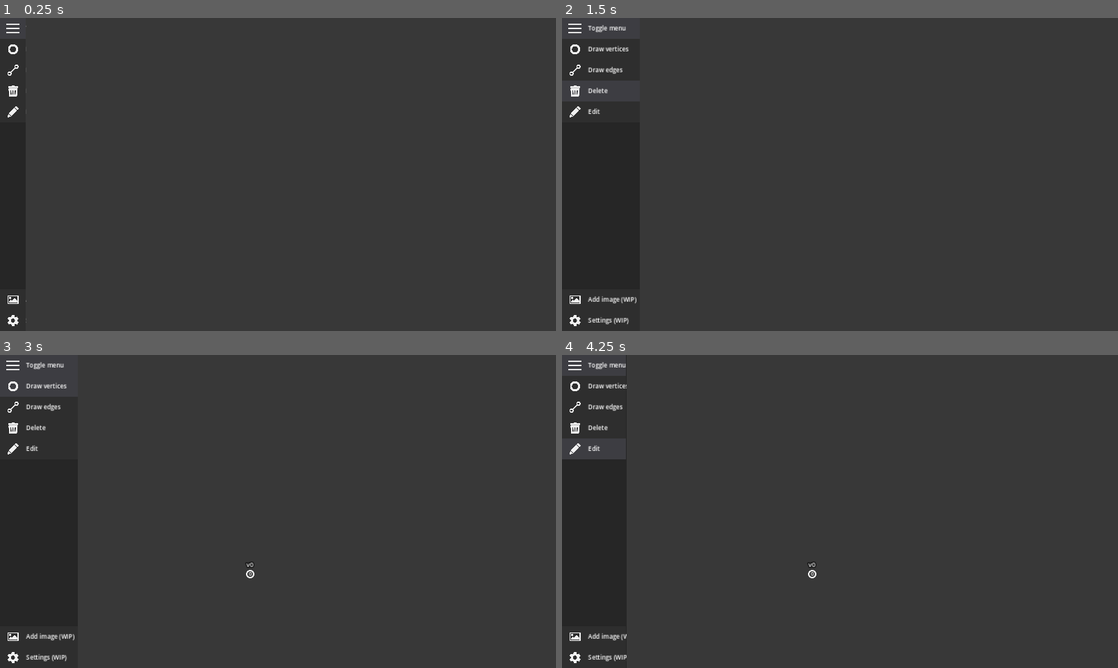
Above: before the commit, frames 1-4 (two rows, left to right).
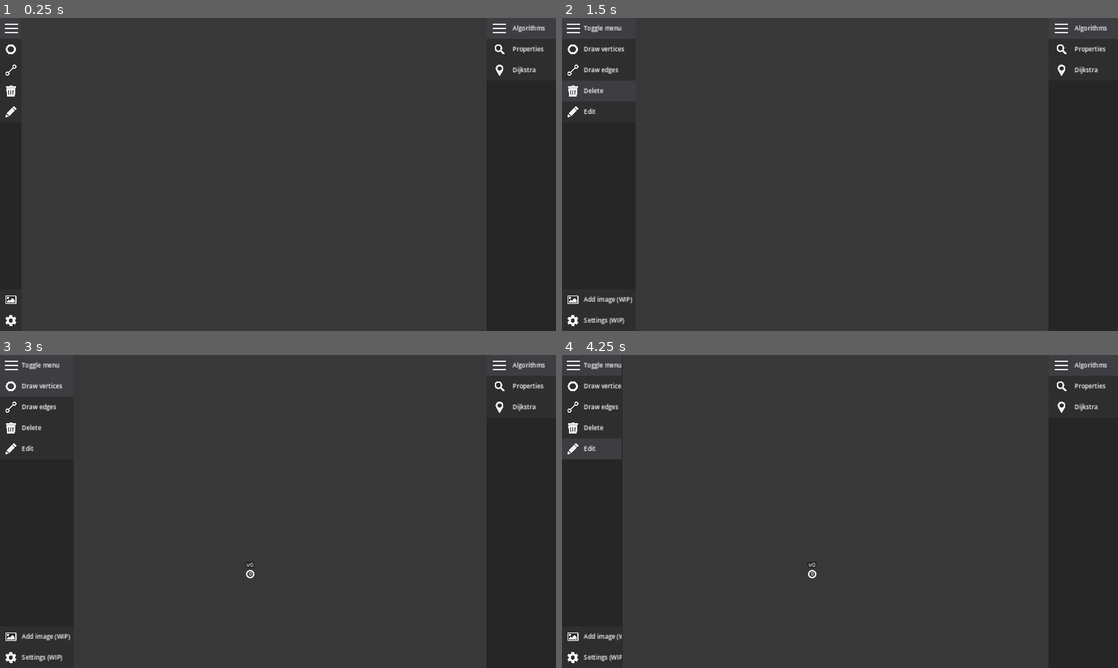
Above: after the commit, the same moments.

Repository: SergioQuintanillaGracia/graphicate
Game: Godot game, scene res://scenes/main.tscn
Two runs of this game, one before a commit and one after it. Both use one fixed random seed, a clock stepped at 60 frames per second and the inputs below.
Inputs (mouse positions are in pixels of both pictures, inside the frame that each line leads up to):
- Up to frame 1 (0.25 s): no input
- Up to frame 2 (1.5 s): tap Enter (custom_ui_accept) at 0.5 s; move the mouse to (573, 27) at 0.52 s; hold Enter (custom_ui_accept) 0.53-1.28 s; click (573, 27) at 0.67 s; move the mouse to (728, 190) at 1.27 s; tap 3 (delete_mode) at 1.35 s; click (728, 190) at 1.42 s
- Up to frame 3 (3 s): tap Enter (custom_ui_accept) at 2, 2.75 s; move the mouse to (333, 442) at 2.02 s; tap 2 (draw_edge_mode) at 2.1 s; click (333, 442) at 2.17 s; move the mouse to (250, 574) at 2.77 s; tap 1 (draw_vertex_mode) at 2.85 s; click (250, 574) at 2.92 s
- Up to frame 4 (4.25 s): tap Enter (custom_ui_accept) at 3.5 s; move the mouse to (1006, 558) at 3.52 s; tap 4 (edit_mode) at 3.6 s; click (1006, 558) at 3.67 s; tap Tab (toggle_menu) at 4.15 s

The runs differ from the first frame. In frame 1, 0.5% of the frame differs, in the area x 0-98%, y 1-99%; in frame 2, 1.0%; in frame 3, 1.0%; in frame 4, 1.0%.

Commit message:
Popups to windows, menu size, algorithms menu (wip)

Diff:
--- a/scenes/edge_edit.tscn
+++ b/scenes/edge_edit.tscn
@@ -1,16 +1,19 @@
-[gd_scene load_steps=3 format=3 uid="uid://b7arblaqrbkpo"]
+[gd_scene load_steps=4 format=3 uid="uid://b7arblaqrbkpo"]
 
 [ext_resource type="Script" path="res://scripts/edge_edit.gd" id="1_yefm5"]
+
+[sub_resource type="Theme" id="Theme_tt77j"]
 
 [sub_resource type="StyleBoxFlat" id="StyleBoxFlat_368ll"]
 bg_color = Color(0.14902, 0.14902, 0.14902, 1)
 corner_radius_bottom_right = 8
 corner_radius_bottom_left = 8
 
-[node name="edge_edit" type="Popup"]
+[node name="edge_edit" type="Window"]
 mesh_lod_threshold = 4.0
+position = Vector2i(0, 36)
 size = Vector2i(300, 150)
-visible = true
+unresizable = true
 script = ExtResource("1_yefm5")
 
 [node name="Panel" type="Panel" parent="."]
@@ -19,6 +22,7 @@
 anchor_bottom = 1.0
 grow_horizontal = 2
 grow_vertical = 2
+theme = SubResource("Theme_tt77j")
 
 [node name="Title" type="Label" parent="Panel"]
 custom_minimum_size = Vector2(240, 0)
--- a/scenes/main.tscn
+++ b/scenes/main.tscn
@@ -9,6 +9,8 @@
 [ext_resource type="Texture2D" uid="uid://co313xvcx5xby" path="res://icons/delete_icon.png" id="6_g2uue"]
 [ext_resource type="Texture2D" uid="uid://whpx4ttmig4f" path="res://icons/image_icon.png" id="8_sgf1m"]
 [ext_resource type="Texture2D" uid="uid://b6k78fre3jnoh" path="res://icons/settings_icon.png" id="9_ycota"]
+[ext_resource type="Texture2D" uid="uid://cvaaamjcww4d4" path="res://icons/Algorithms/properties.png" id="10_tbdpo"]
+[ext_resource type="Texture2D" uid="uid://bx5xv5wbevkiy" path="res://icons/Algorithms/dijkstra.png" id="11_5wg7r"]
 
 [sub_resource type="RectangleShape2D" id="RectangleShape2D_00rrm"]
 size = Vector2(1, 1)
@@ -34,7 +36,7 @@
 "times": PackedFloat32Array(0),
 "transitions": PackedFloat32Array(1),
 "update": 0,
-"values": [Vector2(60, 0)]
+"values": [Vector2(50, 0)]
 }
 
 [sub_resource type="Animation" id="Animation_l2juu"]
@@ -50,7 +52,7 @@
 "times": PackedFloat32Array(0, 0.2),
 "transitions": PackedFloat32Array(1, 1),
 "update": 0,
-"values": [Vector2(60, 0), Vector2(180, 0)]
+"values": [Vector2(50, 0), Vector2(170, 0)]
 }
 
 [sub_resource type="AnimationLibrary" id="AnimationLibrary_metwd"]
@@ -102,7 +104,7 @@
 
 [node name="Sidebar" type="Panel" parent="HBoxContainer"]
 clip_contents = true
-custom_minimum_size = Vector2(60, 0)
+custom_minimum_size = Vector2(50, 0)
 layout_mode = 2
 theme_override_styles/panel = SubResource("StyleBoxFlat_6f24n")
 
@@ -123,7 +125,7 @@
 
 [node name="ToggleButton" type="Control" parent="HBoxContainer/Sidebar/VBoxContainer/TopContainer"]
 clip_contents = true
-custom_minimum_size = Vector2(60, 48)
+custom_minimum_size = Vector2(0, 48)
 layout_mode = 2
 script = ExtResource("1_ea3wp")
 
@@ -138,11 +140,280 @@
 color = Color(0.239216, 0.239216, 0.258824, 1)
 
 [node name="Menu" type="Sprite2D" parent="HBoxContainer/Sidebar/VBoxContainer/TopContainer/ToggleButton"]
+position = Vector2(26, 24)
+scale = Vector2(0.3, 0.3)
+texture = ExtResource("1_vr1x3")
+
+[node name="Label" type="Label" parent="HBoxContainer/Sidebar/VBoxContainer/TopContainer/ToggleButton"]
+layout_mode = 1
+anchors_preset = 4
+anchor_top = 0.5
+anchor_bottom = 0.5
+offset_left = 50.0
+offset_top = -20.0
+offset_right = 237.0
+offset_bottom = 20.0
+grow_vertical = 2
+text = "Toggle menu"
+label_settings = SubResource("LabelSettings_l51oh")
+vertical_alignment = 1
+
+[node name="DrawVertexButton" type="Control" parent="HBoxContainer/Sidebar/VBoxContainer/TopContainer"]
+custom_minimum_size = Vector2(0, 48)
+layout_mode = 2
+metadata/ButtonIdentifier = 0
+
+[node name="ColorRect" type="ColorRect" parent="HBoxContainer/Sidebar/VBoxContainer/TopContainer/DrawVertexButton"]
+layout_mode = 1
+anchors_preset = 15
+anchor_right = 1.0
+anchor_bottom = 1.0
+grow_horizontal = 2
+grow_vertical = 2
+mouse_filter = 2
+color = Color(0.180392, 0.180392, 0.180392, 1)
+
+[node name="Icon" type="Sprite2D" parent="HBoxContainer/Sidebar/VBoxContainer/TopContainer/DrawVertexButton"]
+position = Vector2(25, 24)
+scale = Vector2(0.18, 0.18)
+texture = ExtResource("2_iww1y")
+
+[node name="Label" type="Label" parent="HBoxContainer/Sidebar/VBoxContainer/TopContainer/DrawVertexButton"]
+layout_mode = 1
+anchors_preset = 4
+anchor_top = 0.5
+anchor_bottom = 0.5
+offset_left = 50.0
+offset_top = -20.0
+offset_right = 237.0
+offset_bottom = 20.0
+grow_vertical = 2
+text = "Draw vertices"
+label_settings = SubResource("LabelSettings_l51oh")
+vertical_alignment = 1
+
+[node name="DrawEdgeButton" type="Control" parent="HBoxContainer/Sidebar/VBoxContainer/TopContainer"]
+custom_minimum_size = Vector2(0, 48)
+layout_mode = 2
+metadata/ButtonIdentifier = 1
+
+[node name="ColorRect" type="ColorRect" parent="HBoxContainer/Sidebar/VBoxContainer/TopContainer/DrawEdgeButton"]
+layout_mode = 1
+anchors_preset = 15
+anchor_right = 1.0
+anchor_bottom = 1.0
+grow_horizontal = 2
+grow_vertical = 2
+mouse_filter = 2
+color = Color(0.180392, 0.180392, 0.180392, 1)
+
+[node name="Icon" type="Sprite2D" parent="HBoxContainer/Sidebar/VBoxContainer/TopContainer/DrawEdgeButton"]
+position = Vector2(25, 24)
+scale = Vector2(0.2, 0.2)
+texture = ExtResource("5_ri6rr")
+
+[node name="Label" type="Label" parent="HBoxContainer/Sidebar/VBoxContainer/TopContainer/DrawEdgeButton"]
+layout_mode = 1
+anchors_preset = 4
+anchor_top = 0.5
+anchor_bottom = 0.5
+offset_left = 50.0
+offset_top = -20.0
+offset_right = 237.0
+offset_bottom = 20.0
+grow_vertical = 2
+text = "Draw edges"
+label_settings = SubResource("LabelSettings_l51oh")
+vertical_alignment = 1
+
+[node name="DeleteButton" type="Control" parent="HBoxContainer/Sidebar/VBoxContainer/TopContainer"]
+custom_minimum_size = Vector2(0, 48)
+layout_mode = 2
+metadata/ButtonIdentifier = 2
+
+[node name="ColorRect" type="ColorRect" parent="HBoxContainer/Sidebar/VBoxContainer/TopContainer/DeleteButton"]
+layout_mode = 1
+anchors_preset = 15
+anchor_right = 1.0
+anchor_bottom = 1.0
+grow_horizontal = 2
+grow_vertical = 2
+mouse_filter = 2
+color = Color(0.180392, 0.180392, 0.180392, 1)
+
+[node name="Icon" type="Sprite2D" parent="HBoxContainer/Sidebar/VBoxContainer/TopContainer/DeleteButton"]
+position = Vector2(25, 24)
+scale = Vector2(0.2, 0.2)
+texture = ExtResource("6_g2uue")
+
+[node name="Label" type="Label" parent="HBoxContainer/Sidebar/VBoxContainer/TopContainer/DeleteButton"]
+layout_mode = 1
+anchors_preset = 4
+anchor_top = 0.5
+anchor_bottom = 0.5
+offset_left = 50.0
+offset_top = -20.0
+offset_right = 237.0
+offset_bottom = 20.0
+grow_vertical = 2
+text = "Delete"
+label_settings = SubResource("LabelSettings_l51oh")
+vertical_alignment = 1
+
+[node name="EditButton" type="Control" parent="HBoxContainer/Sidebar/VBoxContainer/TopContainer"]
+custom_minimum_size = Vector2(0, 48)
+layout_mode = 2
+metadata/ButtonIdentifier = 3
+
+[node name="ColorRect" type="ColorRect" parent="HBoxContainer/Sidebar/VBoxContainer/TopContainer/EditButton"]
+layout_mode = 1
+anchors_preset = 15
+anchor_right = 1.0
+anchor_bottom = 1.0
+grow_horizontal = 2
+grow_vertical = 2
+mouse_filter = 2
+color = Color(0.180392, 0.180392, 0.180392, 1)
+
+[node name="Icon" type="Sprite2D" parent="HBoxContainer/Sidebar/VBoxContainer/TopContainer/EditButton"]
+position = Vector2(25, 24)
+scale = Vector2(0.2, 0.2)
+texture = ExtResource("4_lvvfh")
+
+[node name="Label" type="Label" parent="HBoxContainer/Sidebar/VBoxContainer/TopContainer/EditButton"]
+layout_mode = 1
+anchors_preset = 4
+anchor_top = 0.5
+anchor_bottom = 0.5
+offset_left = 50.0
+offset_top = -20.0
+offset_right = 237.0
+offset_bottom = 20.0
+grow_vertical = 2
+text = "Edit"
+label_settings = SubResource("LabelSettings_l51oh")
+vertical_alignment = 1
+
+[node name="BottomContainer" type="VBoxContainer" parent="HBoxContainer/Sidebar/VBoxContainer"]
+clip_contents = true
+layout_mode = 2
+size_flags_vertical = 8
+theme_override_constants/separation = 0
+
+[node name="ImageButton" type="Control" parent="HBoxContainer/Sidebar/VBoxContainer/BottomContainer"]
+custom_minimum_size = Vector2(0, 48)
+layout_mode = 2
+
+[node name="ColorRect" type="ColorRect" parent="HBoxContainer/Sidebar/VBoxContainer/BottomContainer/ImageButton"]
+layout_mode = 1
+anchors_preset = 15
+anchor_right = 1.0
+anchor_bottom = 1.0
+grow_horizontal = 2
+grow_vertical = 2
+mouse_filter = 2
+color = Color(0.180392, 0.180392, 0.180392, 1)
+
+[node name="Icon" type="Sprite2D" parent="HBoxContainer/Sidebar/VBoxContainer/BottomContainer/ImageButton"]
+position = Vector2(25, 24)
+scale = Vector2(0.2, 0.2)
+texture = ExtResource("8_sgf1m")
+
+[node name="Label" type="Label" parent="HBoxContainer/Sidebar/VBoxContainer/BottomContainer/ImageButton"]
+layout_mode = 1
+anchors_preset = 4
+anchor_top = 0.5
+anchor_bottom = 0.5
+offset_left = 50.0
+offset_top = -20.0
+offset_right = 237.0
+offset_bottom = 20.0
+grow_vertical = 2
+text = "Add image (WIP)"
+label_settings = SubResource("LabelSettings_l51oh")
+vertical_alignment = 1
+
+[node name="SettingsButton" type="Control" parent="HBoxContainer/Sidebar/VBoxContainer/BottomContainer"]
+custom_minimum_size = Vector2(0, 48)
+layout_mode = 2
+
+[node name="ColorRect" type="ColorRect" parent="HBoxContainer/Sidebar/VBoxContainer/BottomContainer/SettingsButton"]
+layout_mode = 1
+anchors_preset = 15
+anchor_right = 1.0
+anchor_bottom = 1.0
+grow_horizontal = 2
+grow_vertical = 2
+mouse_filter = 2
+color = Color(0.180392, 0.180392, 0.180392, 1)
+
+[node name="Icon" type="Sprite2D" parent="HBoxContainer/Sidebar/VBoxContainer/BottomContainer/SettingsButton"]
+position = Vector2(25, 24)
+scale = Vector2(0.2, 0.2)
+texture = ExtResource("9_ycota")
+
+[node name="Label" type="Label" parent="HBoxContainer/Sidebar/VBoxContainer/BottomContainer/SettingsButton"]
+layout_mode = 1
+anchors_preset = 4
+anchor_top = 0.5
+anchor_bottom = 0.5
+offset_left = 50.0
+offset_top = -20.0
+offset_right = 237.0
+offset_bottom = 20.0
+grow_vertical = 2
+text = "Settings (WIP)"
+label_settings = SubResource("LabelSettings_l51oh")
+vertical_alignment = 1
+
+[node name="Panel" type="Panel" parent="HBoxContainer"]
+layout_mode = 2
+size_flags_horizontal = 3
+theme_override_styles/panel = SubResource("StyleBoxFlat_rf8iy")
+
+[node name="Algorithms" type="Panel" parent="HBoxContainer"]
+clip_contents = true
+custom_minimum_size = Vector2(160, 0)
+layout_mode = 2
+theme_override_styles/panel = SubResource("StyleBoxFlat_6f24n")
+
+[node name="VBoxContainer" type="VBoxContainer" parent="HBoxContainer/Algorithms"]
+clip_contents = true
+layout_mode = 1
+anchors_preset = 15
+anchor_right = 1.0
+anchor_bottom = 1.0
+grow_horizontal = 2
+grow_vertical = 2
+
+[node name="TopContainer" type="VBoxContainer" parent="HBoxContainer/Algorithms/VBoxContainer"]
+clip_contents = true
+layout_mode = 2
+size_flags_vertical = 3
+theme_override_constants/separation = 0
+
+[node name="AlgorithmTitle" type="Control" parent="HBoxContainer/Algorithms/VBoxContainer/TopContainer"]
+clip_contents = true
+custom_minimum_size = Vector2(0, 48)
+layout_mode = 2
+script = ExtResource("1_ea3wp")
+
+[node name="ColorRect" type="ColorRect" parent="HBoxContainer/Algorithms/VBoxContainer/TopContainer/AlgorithmTitle"]
+layout_mode = 1
+anchors_preset = 15
+anchor_right = 1.0
+anchor_bottom = 1.0
+grow_horizontal = 2
+grow_vertical = 2
+mouse_filter = 2
+color = Color(0.239216, 0.239216, 0.258824, 1)
+
+[node name="Menu" type="Sprite2D" parent="HBoxContainer/Algorithms/VBoxContainer/TopContainer/AlgorithmTitle"]
 position = Vector2(30, 24)
 scale = Vector2(0.3, 0.3)
 texture = ExtResource("1_vr1x3")
 
-[node name="Label" type="Label" parent="HBoxContainer/Sidebar/VBoxContainer/TopContainer/ToggleButton"]
+[node name="Label" type="Label" parent="HBoxContainer/Algorithms/VBoxContainer/TopContainer/AlgorithmTitle"]
 layout_mode = 1
 anchors_preset = 4
 anchor_top = 0.5
@@ -152,31 +423,31 @@
 offset_right = 247.0
 offset_bottom = 20.0
 grow_vertical = 2
-text = "Toggle menu"
-label_settings = SubResource("LabelSettings_l51oh")
-vertical_alignment = 1
-
-[node name="DrawVertexButton" type="Control" parent="HBoxContainer/Sidebar/VBoxContainer/TopContainer"]
-custom_minimum_size = Vector2(60, 48)
+text = "Algorithms"
+label_settings = SubResource("LabelSettings_l51oh")
+vertical_alignment = 1
+
+[node name="Properties" type="Control" parent="HBoxContainer/Algorithms/VBoxContainer/TopContainer"]
+custom_minimum_size = Vector2(0, 48)
 layout_mode = 2
 metadata/ButtonIdentifier = 0
 
-[node name="ColorRect" type="ColorRect" parent="HBoxContainer/Sidebar/VBoxContainer/TopContainer/DrawVertexButton"]
-layout_mode = 1
-anchors_preset = 15
-anchor_right = 1.0
-anchor_bottom = 1.0
-grow_horizontal = 2
-grow_vertical = 2
-mouse_filter = 2
-color = Color(0.180392, 0.180392, 0.180392, 1)
-
-[node name="Icon" type="Sprite2D" parent="HBoxContainer/Sidebar/VBoxContainer/TopContainer/DrawVertexButton"]
+[node name="ColorRect" type="ColorRect" parent="HBoxContainer/Algorithms/VBoxContainer/TopContainer/Properties"]
+layout_mode = 1
+anchors_preset = 15
+anchor_right = 1.0
+anchor_bottom = 1.0
+grow_horizontal = 2
+grow_vertical = 2
+mouse_filter = 2
+color = Color(0.180392, 0.180392, 0.180392, 1)
+
+[node name="Icon" type="Sprite2D" parent="HBoxContainer/Algorithms/VBoxContainer/TopContainer/Properties"]
 position = Vector2(30, 24)
 scale = Vector2(0.18, 0.18)
-texture = ExtResource("2_iww1y")
-
-[node name="Label" type="Label" parent="HBoxContainer/Sidebar/VBoxContainer/TopContainer/DrawVertexButton"]
+texture = ExtResource("10_tbdpo")
+
+[node name="Label" type="Label" parent="HBoxContainer/Algorithms/VBoxContainer/TopContainer/Properties"]
 layout_mode = 1
 anchors_preset = 4
 anchor_top = 0.5
@@ -186,31 +457,31 @@
 offset_right = 247.0
 offset_bottom = 20.0
 grow_vertical = 2
-text = "Draw vertices"
-label_settings = SubResource("LabelSettings_l51oh")
-vertical_alignment = 1
-
-[node name="DrawEdgeButton" type="Control" parent="HBoxContainer/Sidebar/VBoxContainer/TopContainer"]
-custom_minimum_size = Vector2(60, 48)
+text = "Properties"
+label_settings = SubResource("LabelSettings_l51oh")
+vertical_alignment = 1
+
+[node name="Dijkstra" type="Control" parent="HBoxContainer/Algorithms/VBoxContainer/TopContainer"]
+custom_minimum_size = Vector2(0, 48)
 layout_mode = 2
 metadata/ButtonIdentifier = 1
 
-[node name="ColorRect" type="ColorRect" parent="HBoxContainer/Sidebar/VBoxContainer/TopContainer/DrawEdgeButton"]
-layout_mode = 1
-anchors_preset = 15
-anchor_right = 1.0
-anchor_bottom = 1.0
-grow_horizontal = 2
-grow_vertical = 2
-mouse_filter = 2
-color = Color(0.180392, 0.180392, 0.180392, 1)
-
-[node name="Icon" type="Sprite2D" parent="HBoxContainer/Sidebar/VBoxContainer/TopContainer/DrawEdgeButton"]
+[node name="ColorRect" type="ColorRect" parent="HBoxContainer/Algorithms/VBoxContainer/TopContainer/Dijkstra"]
+layout_mode = 1
+anchors_preset = 15
+anchor_right = 1.0
+anchor_bottom = 1.0
+grow_horizontal = 2
+grow_vertical = 2
+mouse_filter = 2
+color = Color(0.180392, 0.180392, 0.180392, 1)
+
+[node name="Icon" type="Sprite2D" parent="HBoxContainer/Algorithms/VBoxContainer/TopContainer/Dijkstra"]
 position = Vector2(30, 24)
 scale = Vector2(0.2, 0.2)
-texture = ExtResource("5_ri6rr")
-
-[node name="Label" type="Label" parent="HBoxContainer/Sidebar/VBoxContainer/TopContainer/DrawEdgeButton"]
+texture = ExtResource("11_5wg7r")
+
+[node name="Label" type="Label" parent="HBoxContainer/Algorithms/VBoxContainer/TopContainer/Dijkstra"]
 layout_mode = 1
 anchors_preset = 4
 anchor_top = 0.5
@@ -220,154 +491,9 @@
 offset_right = 247.0
 offset_bottom = 20.0
 grow_vertical = 2
-text = "Draw edges"
-label_settings = SubResource("LabelSettings_l51oh")
-vertical_alignment = 1
-
-[node name="DeleteButton" type="Control" parent="HBoxContainer/Sidebar/VBoxContainer/TopContainer"]
-custom_minimum_size = Vector2(60, 48)
-layout_mode = 2
-metadata/ButtonIdentifier = 2
-
-[node name="ColorRect" type="ColorRect" parent="HBoxContainer/Sidebar/VBoxContainer/TopContainer/DeleteButton"]
-layout_mode = 1
-anchors_preset = 15
-anchor_right = 1.0
-anchor_bottom = 1.0
-grow_horizontal = 2
-grow_vertical = 2
-mouse_filter = 2
-color = Color(0.180392, 0.180392, 0.180392, 1)
-
-[node name="Icon" type="Sprite2D" parent="HBoxContainer/Sidebar/VBoxContainer/TopContainer/DeleteButton"]
-position = Vector2(30, 24)
-scale = Vector2(0.2, 0.2)
-texture = ExtResource("6_g2uue")
-
-[node name="Label" type="Label" parent="HBoxContainer/Sidebar/VBoxContainer/TopContainer/DeleteButton"]
-layout_mode = 1
-anchors_preset = 4
-anchor_top = 0.5
-anchor_bottom = 0.5
-offset_left = 60.0
-offset_top = -20.0
-offset_right = 247.0
-offset_bottom = 20.0
-grow_vertical = 2
-text = "Delete"
-label_settings = SubResource("LabelSettings_l51oh")
-vertical_alignment = 1
-
-[node name="EditButton" type="Control" parent="HBoxContainer/Sidebar/VBoxContainer/TopContainer"]
-custom_minimum_size = Vector2(60, 48)
-layout_mode = 2
-metadata/ButtonIdentifier = 3
-
-[node name="ColorRect" type="ColorRect" parent="HBoxContainer/Sidebar/VBoxContainer/TopContainer/EditButton"]
-layout_mode = 1
-anchors_preset = 15
-anchor_right = 1.0
-anchor_bottom = 1.0
-grow_horizontal = 2
-grow_vertical = 2
-mouse_filter = 2
-color = Color(0.180392, 0.180392, 0.180392, 1)
-
-[node name="Icon" type="Sprite2D" parent="HBoxContainer/Sidebar/VBoxContainer/TopContainer/EditButton"]
-position = Vector2(30, 24)
-scale = Vector2(0.2, 0.2)
-texture = ExtResource("4_lvvfh")
-
-[node name="Label" type="Label" parent="HBoxContainer/Sidebar/VBoxContainer/TopContainer/EditButton"]
-layout_mode = 1
-anchors_preset = 4
-anchor_top = 0.5
-anchor_bottom = 0.5
-offset_left = 60.0
-offset_top = -20.0
-offset_right = 247.0
-offset_bottom = 20.0
-grow_vertical = 2
-text = "Edit"
-label_settings = SubResource("LabelSettings_l51oh")
-vertical_alignment = 1
-
-[node name="BottomContainer" type="VBoxContainer" parent="HBoxContainer/Sidebar/VBoxContainer"]
-clip_contents = true
-layout_mode = 2
-size_flags_vertical = 8
-theme_override_constants/separation = 0
-
-[node name="ImageButton" type="Control" parent="HBoxContainer/Sidebar/VBoxContainer/BottomContainer"]
-custom_minimum_size = Vector2(60, 48)
-layout_mode = 2
-
-[node name="ColorRect" type="ColorRect" parent="HBoxContainer/Sidebar/VBoxContainer/BottomContainer/ImageButton"]
-layout_mode = 1
-anchors_preset = 15
-anchor_right = 1.0
-anchor_bottom = 1.0
-grow_horizontal = 2
-grow_vertical = 2
-mouse_filter = 2
-color = Color(0.180392, 0.180392, 0.180392, 1)
-
-[node name="Icon" type="Sprite2D" parent="HBoxContainer/Sidebar/VBoxContainer/BottomContainer/ImageButton"]
-position = Vector2(30, 24)
-scale = Vector2(0.2, 0.2)
-texture = ExtResource("8_sgf1m")
-
-[node name="Label" type="Label" parent="HBoxContainer/Sidebar/VBoxContainer/BottomContainer/ImageButton"]
-layout_mode = 1
-anchors_preset = 4
-anchor_top = 0.5
-anchor_bottom = 0.5
-offset_left = 60.0
-offset_top = -20.0
-offset_right = 247.0
-offset_bottom = 20.0
-grow_vertical = 2
-text = "Add image (WIP)"
-label_settings = SubResource("LabelSettings_l51oh")
-vertical_alignment = 1
-
-[node name="SettingsButton" type="Control" parent="HBoxContainer/Sidebar/VBoxContainer/BottomContainer"]
-custom_minimum_size = Vector2(60, 48)
-layout_mode = 2
-
-[node name="ColorRect" type="ColorRect" parent="HBoxContainer/Sidebar/VBoxContainer/BottomContainer/SettingsButton"]
-layout_mode = 1
-anchors_preset = 15
-anchor_right = 1.0
-anchor_bottom = 1.0
-grow_horizontal = 2
-grow_vertical = 2
-mouse_filter = 2
-color = Color(0.180392, 0.180392, 0.180392, 1)
-
-[node name="Icon" type="Sprite2D" parent="HBoxContainer/Sidebar/VBoxContainer/BottomContainer/SettingsButton"]
-position = Vector2(30, 24)
-scale = Vector2(0.2, 0.2)
-texture = ExtResource("9_ycota")
-
-[node name="Label" type="Label" parent="HBoxContainer/Sidebar/VBoxContainer/BottomContainer/SettingsButton"]
-layout_mode = 1
-anchors_preset = 4
-anchor_top = 0.5
-anchor_bottom = 0.5
-offset_left = 60.0
-offset_top = -20.0
-offset_right = 247.0
-offset_bottom = 20.0
-grow_vertical = 2
-text = "Settings (WIP)"
-label_settings = SubResource("LabelSettings_l51oh")
-vertical_alignment = 1
-
-[node name="Panel" type="Panel" parent="HBoxContainer"]
-layout_mode = 2
-size_flags_horizontal = 3
-theme_override_styles/panel = SubResource("StyleBoxFlat_rf8iy")
+text = "Dijkstra"
+label_settings = SubResource("LabelSettings_l51oh")
+vertical_alignment = 1
 
 [node name="AnimationPlayer" type="AnimationPlayer" parent="."]
 libraries = {
--- a/scenes/vertex_edit.tscn
+++ b/scenes/vertex_edit.tscn
@@ -7,10 +7,13 @@
 corner_radius_bottom_right = 8
 corner_radius_bottom_left = 8
 
-[node name="vertex_edit" type="Popup"]
+[node name="vertex_edit" type="Window"]
 mesh_lod_threshold = 4.0
+position = Vector2i(0, 36)
 size = Vector2i(300, 150)
-visible = true
+unresizable = true
+content_scale_mode = 1
+content_scale_aspect = 4
 script = ExtResource("1_j3x8q")
 
 [node name="Panel" type="Panel" parent="."]
--- a/scripts/ToggleButton.gd
+++ b/scripts/ToggleButton.gd
@@ -12,7 +12,7 @@
 
 
 func play_animation():
-	if $"../../..".custom_minimum_size[0] <= 120:
+	if $"../../..".custom_minimum_size[0] <= 50:
 		anim_player.play("SidebarAnimation")
 
 	else:
--- a/scripts/edge_edit.gd
+++ b/scripts/edge_edit.gd
@@ -1,4 +1,4 @@
-extends Popup
+extends Window
 
 var edge: Node2D
 
--- a/scripts/main.gd
+++ b/scripts/main.gd
@@ -27,6 +27,10 @@
 var current_line_vertex: Node2D
 var current_line_vertex_end: Node2D
 
+# Used to block new popups when there's already one open.
+# Must be managed by the popups themselves.
+var is_any_popup_present: bool = false
+
 var vertex_scene: PackedScene = load("res://scenes/vertex.tscn")
 var edge_scene: PackedScene = load("res://scenes/edge.tscn")
 var vertex_edit: PackedScene = load("res://scenes/vertex_edit.tscn")
@@ -187,6 +191,7 @@
 	if event is InputEventMouseButton:
 		if event.get_button_index() == 1 && event.is_pressed():
 			print("Image button pressed")
+
 
 func _on_settings_button_gui_input(event):
 	if event is InputEventMouseButton:
--- a/scripts/vertex_edit.gd
+++ b/scripts/vertex_edit.gd
@@ -1,4 +1,4 @@
-extends Popup
+extends Window
 
 var vertex: Node2D
 
Not shown, changed: export_presets.cfg
Binary file added: icons/Algorithms/dijkstra.png
Not shown, added: icons/Algorithms/dijkstra.png.import
Binary file added: icons/Algorithms/properties.png
Not shown, added: icons/Algorithms/properties.png.import
Not shown: 1 places in scenes/main.tscn that only renumber resources
